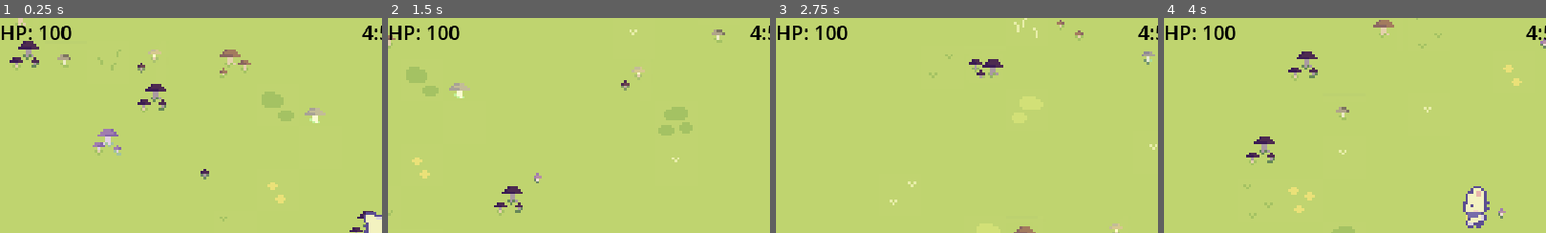
Above: before the commit, frames 1-4 (left to right).
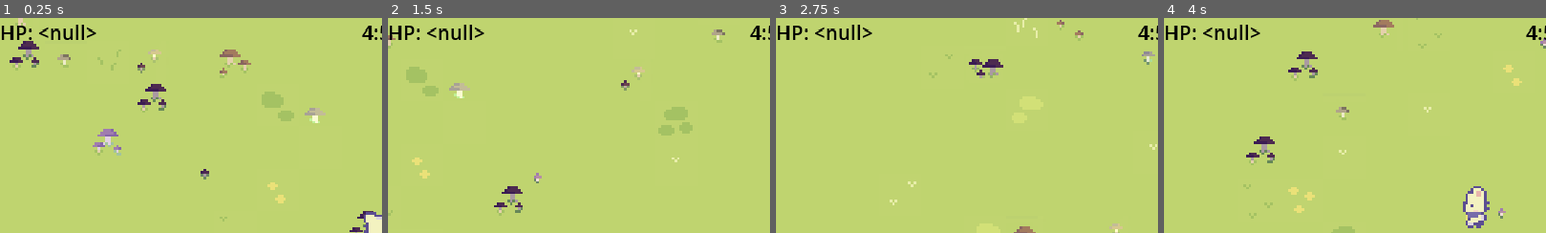
Above: after the commit, the same moments.

Repository: pick-ax-e/Mini-Jam-156-Jame-Gam-29
Game: Godot game, scene res://scenes/main.tscn
Two runs of this game, one before a commit and one after it. Both use one fixed random seed, a clock stepped at 60 frames per second and the inputs below.
Inputs:
- Up to frame 1 (0.25 s): no input
- Up to frame 2 (1.5 s): tap Enter at 0.5 s; hold D (move_right) 0.53-1.28 s; hold 1 (attack1) 0.53-1.28 s; hold S (move_back) from 1.28 s (still down); tap 2 (attack2) at 1.35 s
- Up to frame 3 (2.75 s): release S (move_back) at 2.03 s; hold D (move_right) from 2.03 s (still down); hold 1 (attack1) from 2.03 s (still down)
- Up to frame 4 (4 s): release D (move_right) at 2.78 s; release 1 (attack1) at 2.78 s; hold W (move_forward) 2.78-3.53 s; tap 2 (attack2) at 2.85 s; hold A (move_left) from 3.53 s (still down); hold 1 (attack1) from 3.53 s (still down)
The pictures show only the part of the screen within x 0-50%, y 0-50%; the shares and areas given below are measured in that part.

The runs differ from the first frame. In frame 1, 0.5% of the frame differs, in the area x 10-26%, y 3-11%; in frame 2, 0.5%; in frame 3, 0.5%; in frame 4, 0.5%.
Error before the commit: Parse Error: Expected ":" after "if" condition. (res://scripts/health_label.gd:15)
Error after the commit: Invalid access to property or key 'player_health' on a base object of type 'Nil'. (res://scripts/health_label.gd:3)

Commit message:
Fix typo

Diff:
--- a/scripts/health_label.gd
+++ b/scripts/health_label.gd
@@ -12,5 +12,5 @@
 	text = "HP: " + str(health)
 	if health > 75:
 		set("theme_override_colors/font_color", Color(0.0,1.0,0.0,1.0))
-	if health < 25;
+	if health < 25:
 		set("theme_override_colors/font_color", Color(1.0,0.0,0.0,1.0))
